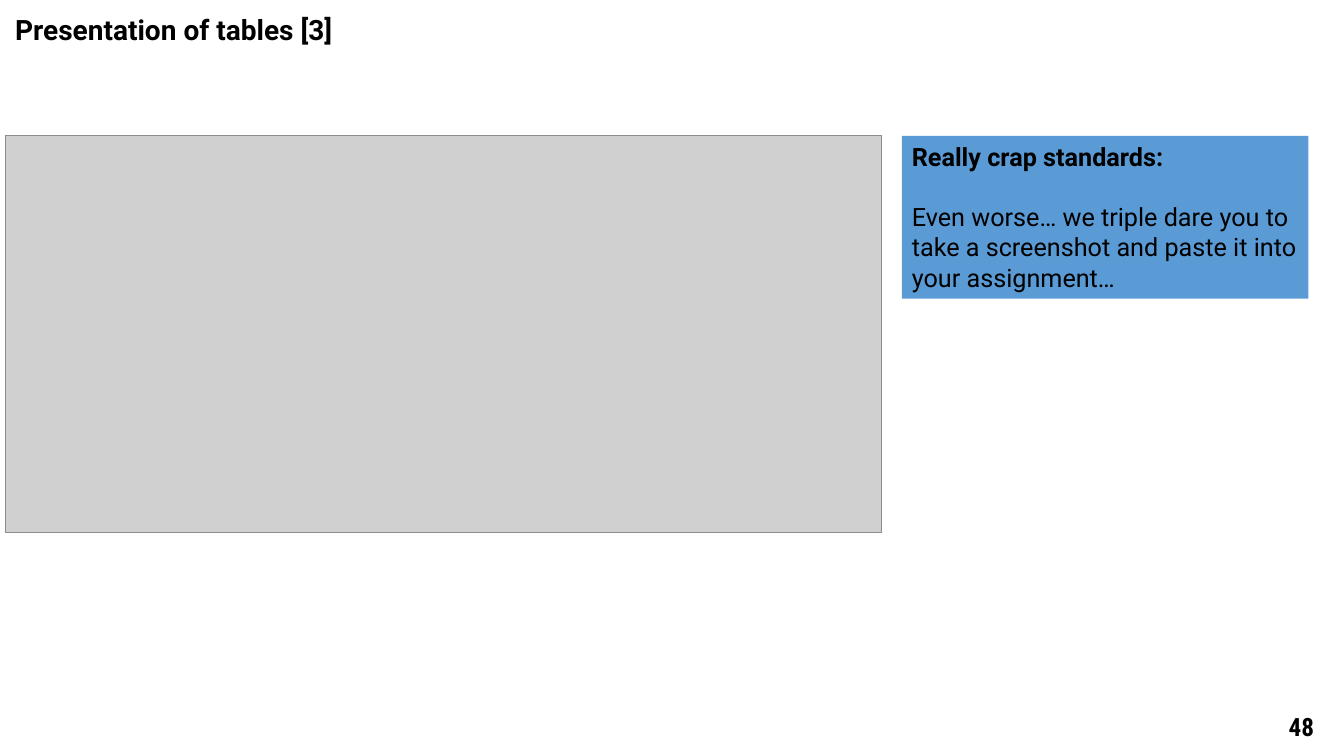
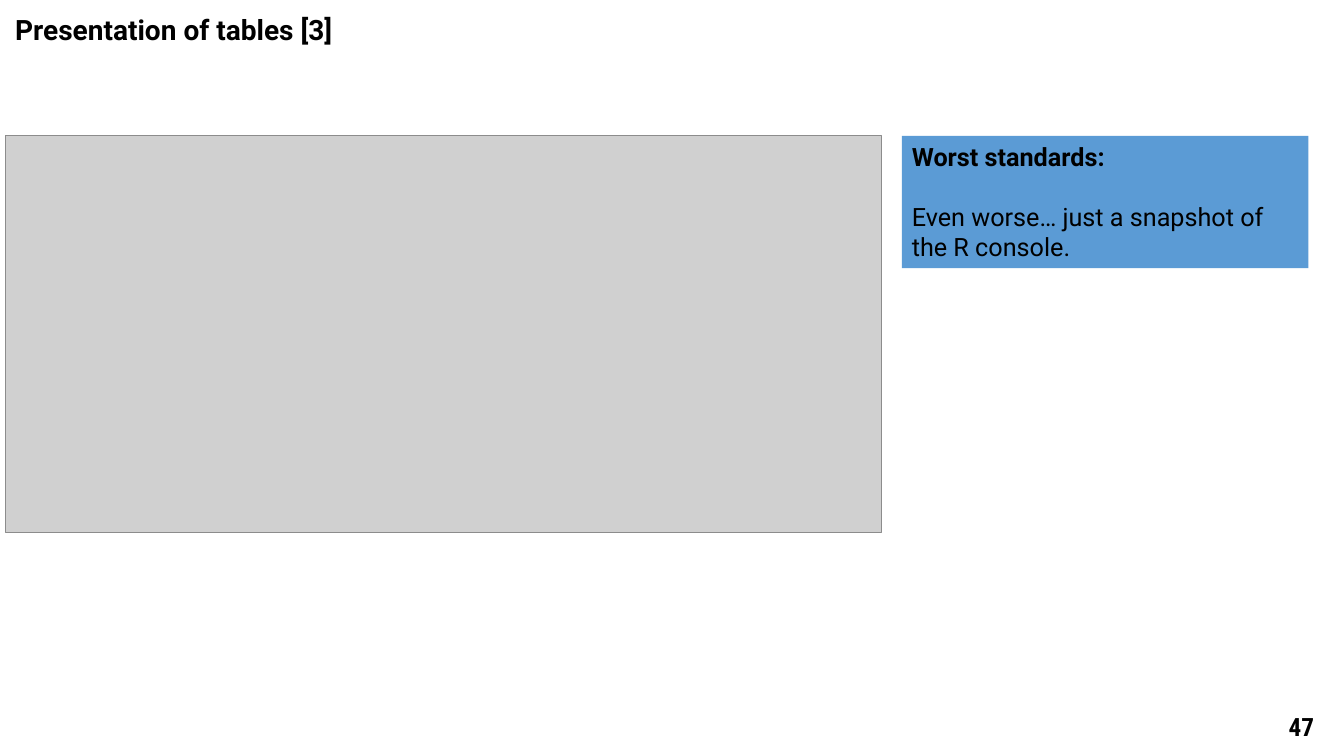
Before and after one commit to ucl-pols8-2526/POLS0008, a slide deck: slide 47 of Lecture_notes_ppts/POLS0008-2025-26 Week 2 Examining Data.pptx (slide 48 before the commit). Drawn at 1344x756 pixels with LibreOffice and Linux fonts; fonts in the diff are those of the drawing; grey boxes stand for pictures. Boxes give left, top, right and bottom in pixels: in the first picture for what was removed or moved away, otherwise in the second. Text is boxed around its words. In the diff, an @@ line names an element or a change of style, - is before the commit and + after.

```diff
--- a/Lecture_notes_ppts/POLS0008-2025-26 Week 2 Examining Data.pptx
+++ b/Lecture_notes_ppts/POLS0008-2025-26 Week 2 Examining Data.pptx
@@ rectangle "Worst standards:": place and size @@
-rectangle "Worst standards:" at box(902, 136, 1309, 299)
+rectangle "Worst standards:" at box(902, 136, 1309, 268)
@@ text in rectangle at box(912, 147, 1263, 257): text changed @@
-Really crap standards:
-Even worse… we triple dare you to take a screenshot and paste it into your assignment…
+Worst standards:
+Even worse… just a snapshot of the R console.
@@ page number at box(1289, 718, 1314, 736): text changed @@
-48
+47
```
Also in this commit, not shown: 7 other slides changed, 1 slide removed, 1 other file.
